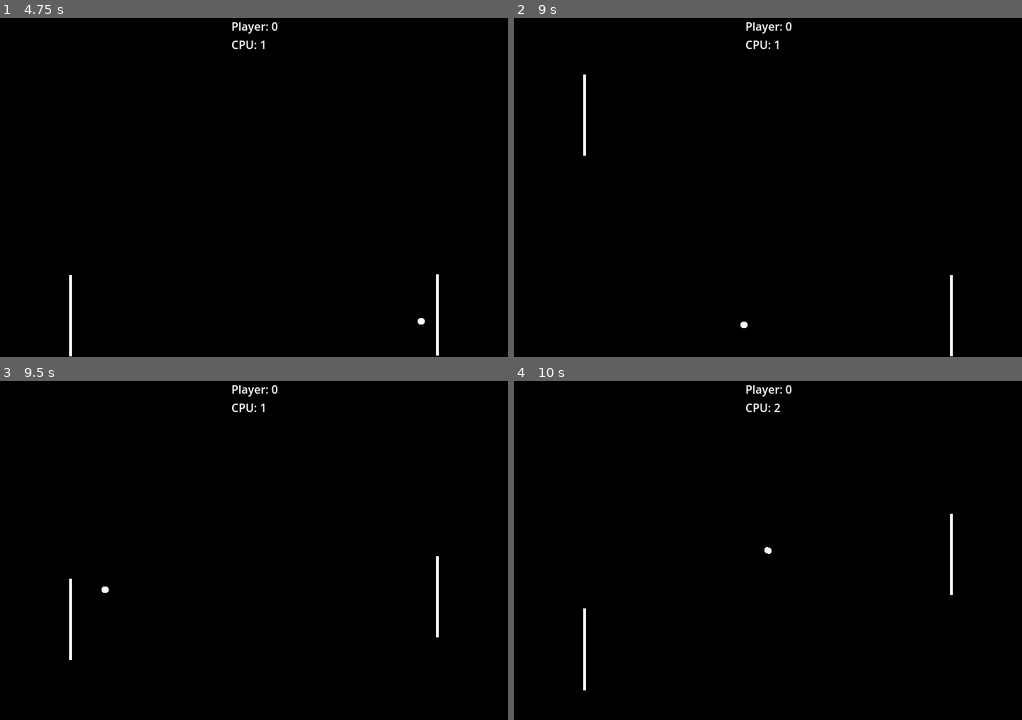
Above: before the commit, frames 1-4 (two rows, left to right).
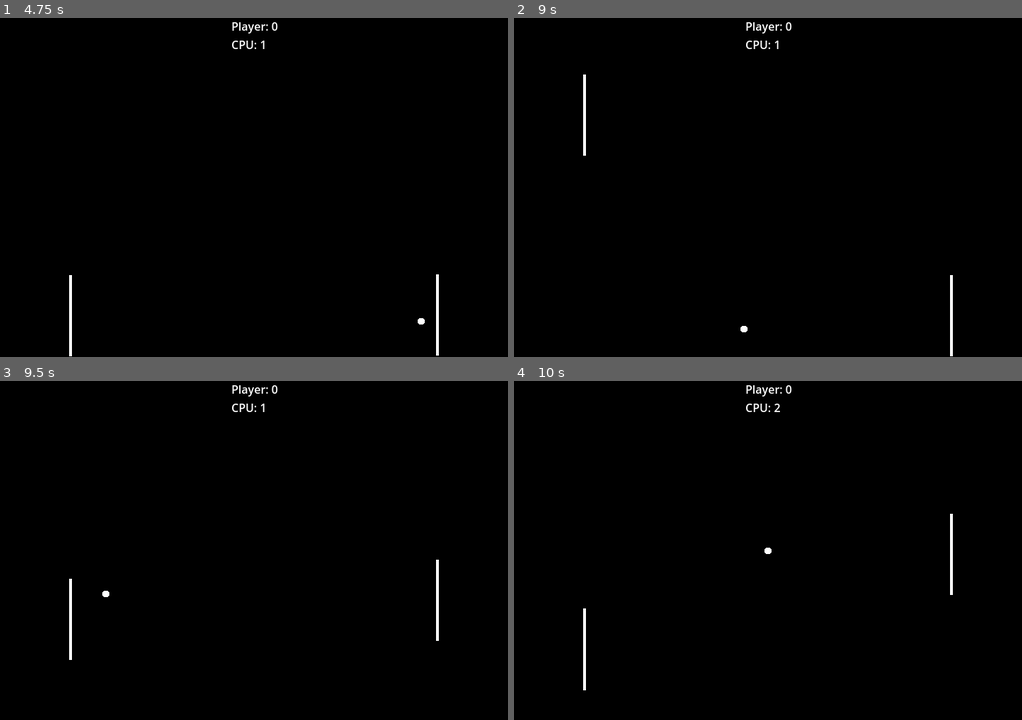
Above: after the commit, the same moments.

Repository: ihavenoface5/pong
Game: Godot game, scene res://scenes/main_menu.tscn
Two runs of this game, one before a commit and one after it. Both use one fixed random seed, a clock stepped at 60 frames per second and the inputs below.
Inputs:
- Up to frame 1 (4.75 s): click "Start Game" at 0.5 s; tap Enter at 1.25, 3.5 s; hold Up (move_up) 1.28-2.78 s; tap Space at 2.75, 4.25 s; hold Down (move_down) from 2.78 s (still down)
- Up to frame 2 (9 s): tap Enter at 5 s; release Down (move_down) at 5.03 s; hold Up (move_up) 5.03-8.78 s; tap Space at 5.75 s; hold Down (move_down) from 8.78 s (still down)
- Up to frame 3 (9.5 s): keep holding Down (move_down)
- Up to frame 4 (10 s): keep holding Down (move_down)

Frame 1 is identical in both runs. In frame 2, less than 0.1% of the frame differs, in the area x 44-46%, y 89-93%; in frame 3, less than 0.1%, in the area x 20-87%, y 51-77%; in frame 4, less than 0.1%.

Commit message:
fixed sound issue

Diff:
--- a/game.gd
+++ b/game.gd
@@ -41,7 +41,7 @@
 
 	match GameSettings.difficulty:
 		GameSettings.Difficulty.easy:
-			ball.initialSpeed = 200
+			ball.initialSpeed = 300
 			ball.increaseSpeedOnCollision = false
 			cpu.speed = 100
 		GameSettings.Difficulty.medium:
@@ -66,6 +66,7 @@
 	if event.is_action_pressed("action_exit"):
 		get_tree().change_scene_to_file("res://scenes/main_menu.tscn")
 	elif gameState == GameState.over and not ignoreInput:
+		print(event)
 		_restartGame()
 
 func _setupAudio() -> void:
--- a/main.tscn
+++ b/main.tscn
@@ -118,5 +118,6 @@
 horizontal_alignment = 1
 vertical_alignment = 1
 
+[connection signal="body_entered" from="Ball" to="Ball" method="_on_body_entered"]
 [connection signal="body_entered" from="Barriers/Left" to="Barriers/Left" method="_on_body_entered"]
 [connection signal="body_entered" from="Barriers/Right" to="Barriers/Right" method="_on_body_entered"]
--- a/scenes/ball.gd
+++ b/scenes/ball.gd
@@ -14,6 +14,7 @@
 
 func _ready():
 	gravity_scale = 0
+	contact_monitor = true
 	reset()
 
 func _integrate_forces(state):
@@ -21,9 +22,6 @@
 		_resetPosition()
 		pendingReset = false
 	else:
-		if (increaseSpeedOnCollision and _ballCollidedWithBody(state)):
-			emit_signal("ball_collided_with_paddle")
-			_updateBallSpeed()
 		_updateVelocity()
 
 func _resetPosition() -> void:
@@ -56,3 +54,9 @@
 
 func launch() -> void:
 	linear_velocity = Vector2(randf_range(-1.0, 1.0), randf_range(-1.0, 1.0)) * speed
+
+func _on_body_entered(body: Node) -> void:
+	if body is CharacterBody2D:
+		emit_signal("ball_collided_with_paddle")
+		if increaseSpeedOnCollision:
+			_updateBallSpeed()
--- a/scenes/main_menu.gd
+++ b/scenes/main_menu.gd
@@ -9,6 +9,7 @@
 	# default settings
 	GameSettings.difficulty = GameSettings.Difficulty.medium
 	GameSettings.winScore = 3
+	GameSettings.enableSound = true
 	%StartButton.grab_focus()
 
 func _on_start_pressed() -> void:
Not shown, changed: export_presets.cfg
